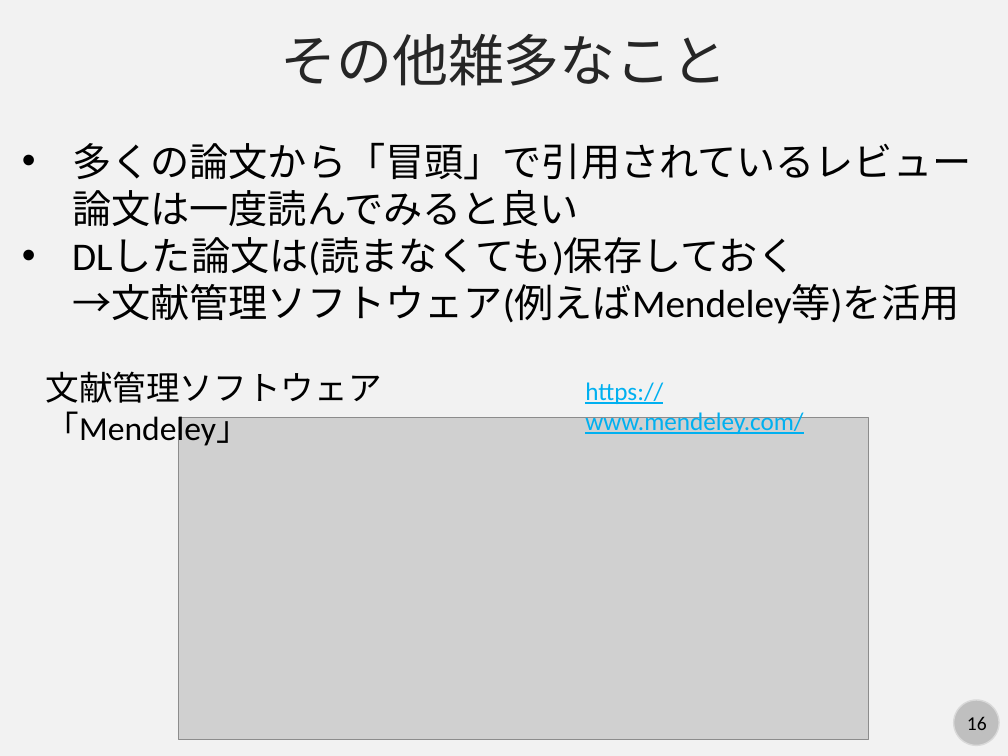
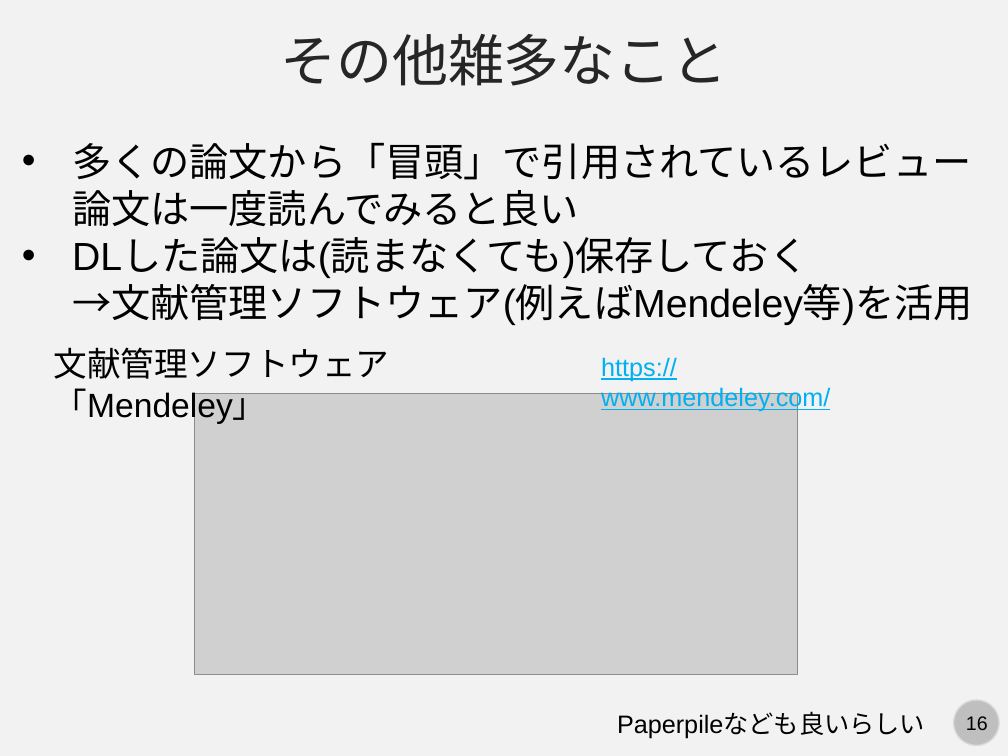
Before and after one commit to kaityo256/lab_startup, a slide deck: slide 16 of survey/fig/howtosurvey.pptx. Drawn at 1008x756 pixels with LibreOffice and Linux fonts; fonts in the diff are those of the drawing; grey boxes stand for pictures. Boxes give left, top, right and bottom in pixels: in the first picture for what was removed or moved away, otherwise in the second. Text is boxed around its words. In the diff, an @@ line names an element or a change of style, - is before the commit and + after.

Commit message:
updates format of slides

```diff
--- a/survey/fig/howtosurvey.pptx
+++ b/survey/fig/howtosurvey.pptx
@@ text "文献管理ソフトウェア「Mendeley」": place and size @@
-text "文献管理ソフトウェア「Mendeley」" at bbox=[46, 371, 382, 450]
+text "文献管理ソフトウェア「Mendeley」" at bbox=[54, 347, 390, 426]
@@ text "https://www.mendeley.com/": place and size @@
-text "https://www.mendeley.com/" at bbox=[585, 382, 803, 434]
+text "https://www.mendeley.com/" at bbox=[601, 357, 830, 412]
@@ picture: place and size @@
-picture at bbox=[178, 417, 869, 739]
+picture at bbox=[195, 394, 797, 675]
@@ text added at bbox=[617, 713, 925, 739], 18 pt, text #000000 @@
+Paperpileなども良いらしい
@@ font Calibri to Arial in 4 elements at bbox=[72, 142, 972, 325], bbox=[54, 347, 390, 426], bbox=[601, 357, 830, 412], bbox=[966, 716, 988, 730] @@
```
Also in this commit, not shown: 16 other slides changed.
